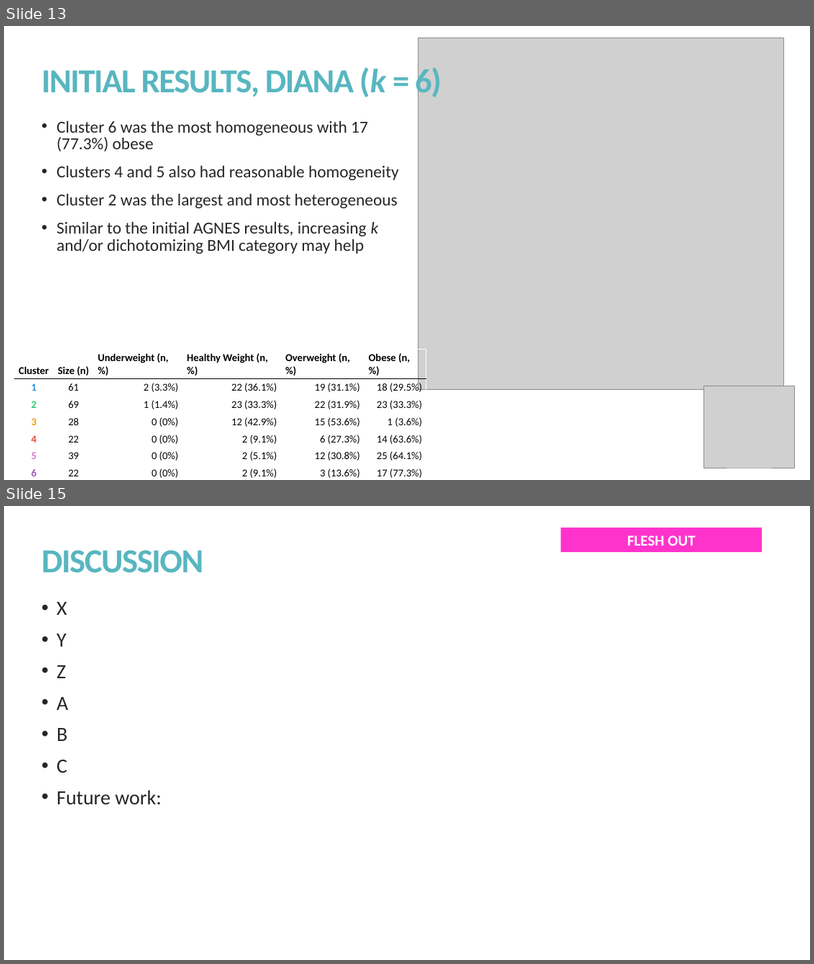
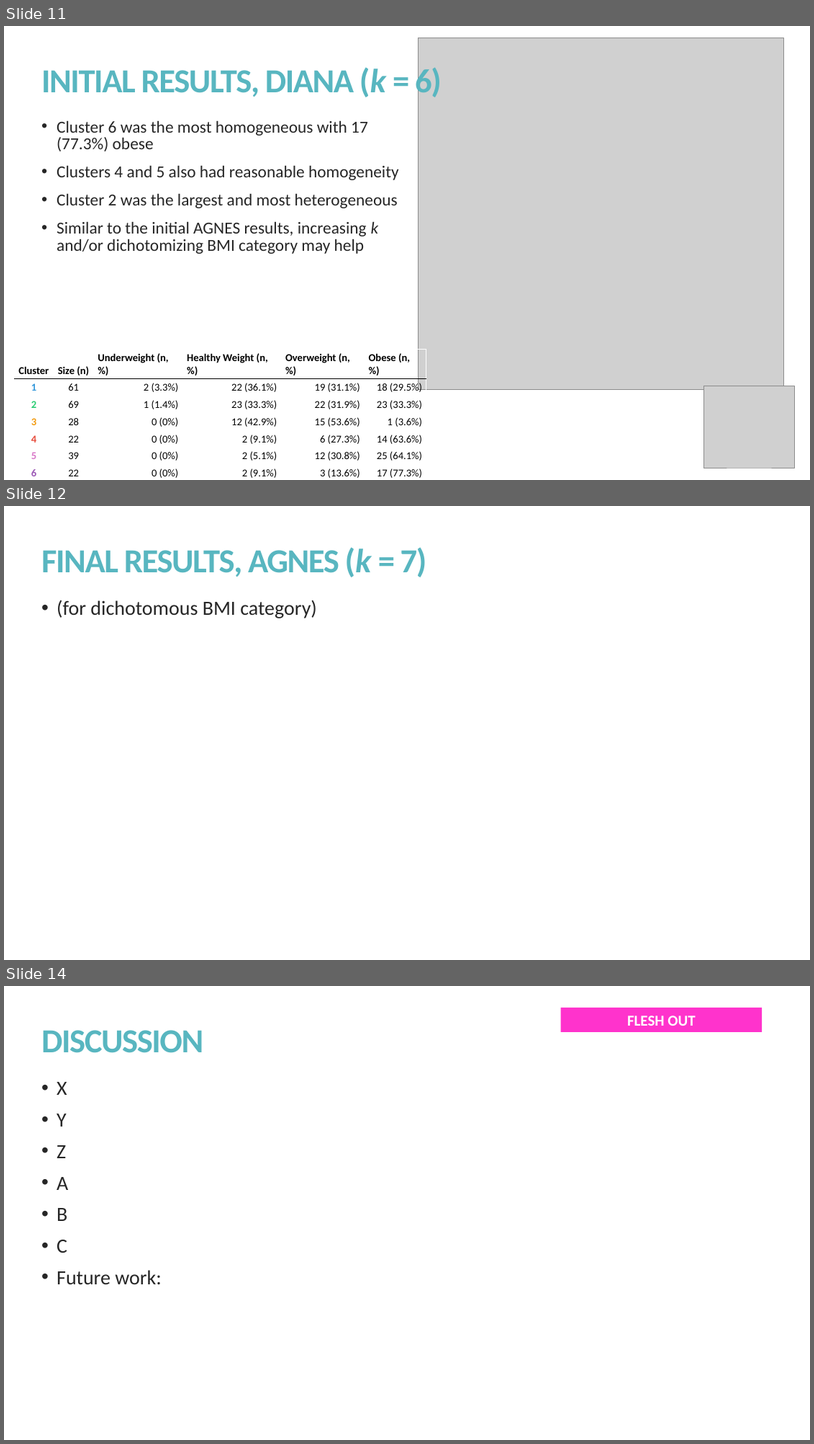
Before and after one commit to kmprioliPROF/CSC_8515_Final_Project, a slide deck: presentation/Prioli_presentation.pptx. Shown one above the other, each under a label of ours: slides 13 and 15 before the commit, slides 11, 12 and 14 after it; the slides between them are not shown. The pictures are 814x964 and 814x1444 pixels, drawn with LibreOffice and Linux fonts; fonts in the diff are those of the drawing; grey boxes stand for pictures. Boxes give left, top, right and bottom in pixels: in the first picture for what was removed or moved away, otherwise in the second. Text is boxed around its words. In the diff, an @@ line names an element or a change of style, - is before the commit and + after.

```diff
--- a/presentation/Prioli_presentation.pptx
+++ b/presentation/Prioli_presentation.pptx
@@ slide 12 added at <box>4,506,810,960</box>, background #FFFFFF @@
@@ title added at <box>41,547,427,577</box>, 40 pt, text #58B6C0, bold @@
+FINAL RESULTS, AGNES (k = 7)
@@ text added at <box>57,600,317,618</box>, 24 pt, text #262626 @@
+• (for dichotomous BMI category)
@@ what was slide 13 is now slide 11 @@
@@ what was slide 15 is now slide 14 @@
```
Also in this commit, not shown: 7 slides changed, 2 other slides added, 1 slide removed, 2 other files.
